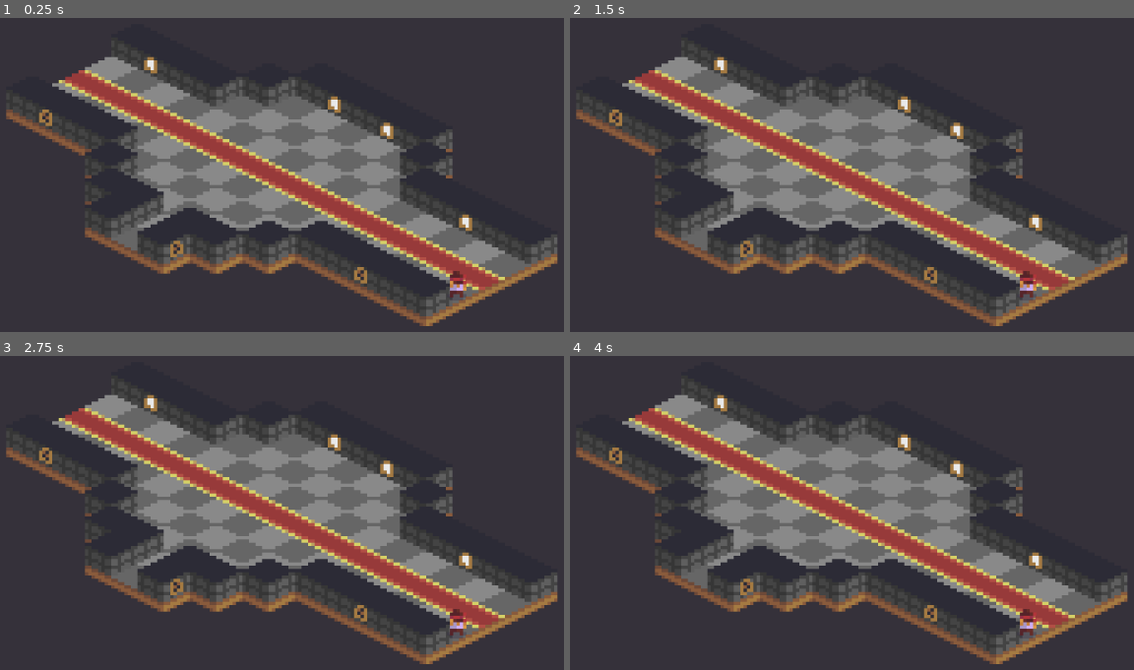
Above: before the commit, frames 1-4 (two rows, left to right).
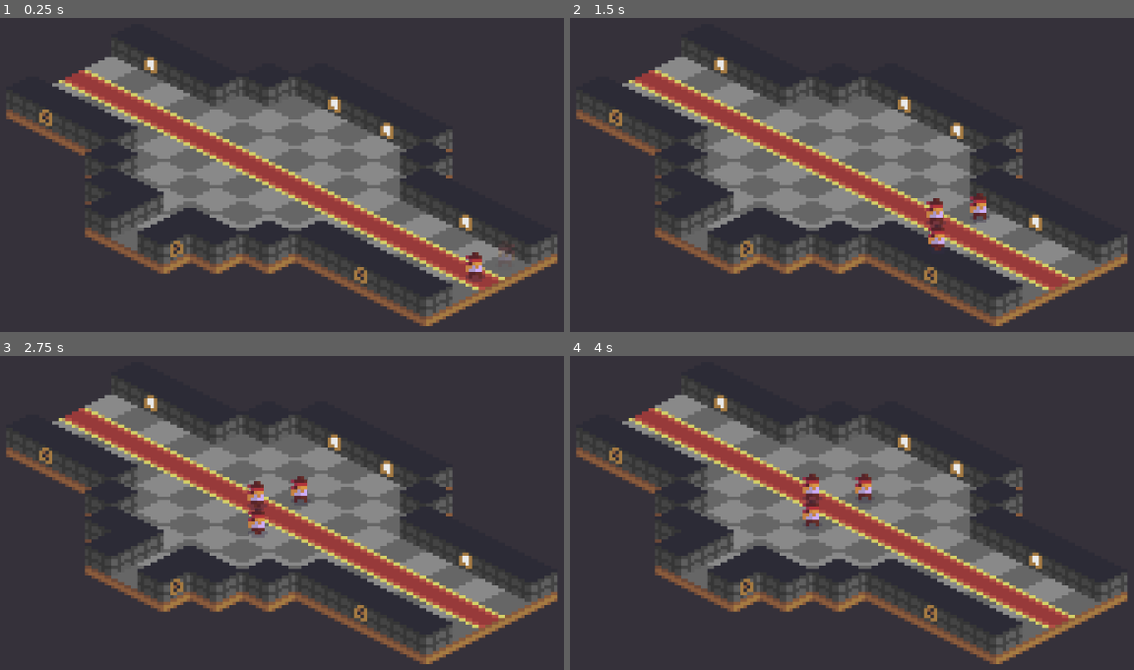
Above: after the commit, the same moments.

Repository: steambap/bit-tactics
Game: Godot game, scene res://scenes/01_castle.tscn
Same seed, same stepped clock (60 frames per second), same inputs: the game is played once before the commit and once after it.
Inputs:
- Up to frame 1 (0.25 s): no input
- Up to frame 2 (1.5 s): tap Enter (ui_accept) at 0.5, 1.35 s; hold Enter (ui_accept) 0.53-1.28 s
- Up to frame 3 (2.75 s): tap Enter (ui_accept) at 1.52, 1.82 s; hold Enter (ui_accept) from 2.03 s (still down)
- Up to frame 4 (4 s): release Enter (ui_accept) at 2.78 s; tap Enter (ui_accept) at 2.85, 3.02, 3.32, 3.5 s; hold Enter (ui_accept) from 3.53 s (still down)

The runs differ from the first frame. In frame 1, 0.5% of the frame differs, in the area x 79-92%, y 74-90%; in frame 2, 0.8%; in frame 3, 0.9%, in the area x 43-83%, y 38-90%; in frame 4, 0.8%.
Error after the commit: Invalid call. Nonexistent function 'set_pos' in base 'Sprite (actor.gd)'. (res://nodes/move_actor.gd:26)

Commit message:
cut scene

Diff:
--- a/nodes/actor.gd
+++ b/nodes/actor.gd
@@ -10,12 +10,416 @@
 export var maxHP = 100
 export var HP = 100
 
-
-# Called when the node enters the scene tree for the first time.
+var path = []
+
+var state = 0
+
+#var nearest = {}
+var myManagerAI = null
+var waitAI = 30
+var isAI = false
+
+var animIndex = 0.0
+var animAngle = 0
+
+var aiActionEndTimer = -1
+
+var isWaitingForNextStepAI = false
+var nextStepTimerAI = 0
+
+onready var scene = get_node("/root/scene")
+
 func _ready():
-	pass # Replace with function body.
-
-
-# Called every frame. 'delta' is the elapsed time since the previous frame.
-#func _process(delta):
-#	pass
+	#path.append(Vector2(50, 50))
+	set_process(true)
+	pass
+
+func should_move():
+	return path.size() > 0
+
+func _process(delta):
+	if isAI && isWaitingForNextStepAI:
+		if nextStepTimerAI <= 0:
+			isWaitingForNextStepAI = false
+			ai_make_decision(myManagerAI)
+		else:
+			nextStepTimerAI -= 1
+
+	if should_move():
+		var motion = path[0] - self.position
+
+		if motion.length_squared() < 0.5 * 0.5:
+			self.position = path[0]
+
+			if path.size() > 1:
+				look_at(path[1])
+			else:
+				animIndex = 0
+				set_frame(animAngle * 4 + floor(animIndex))
+				#translate(motion.normalized() * 0.5)
+
+			path.pop_front()
+
+			if isAI && path.size() == 0:
+				ai_wait_and_step(15)
+		else:
+			if animIndex < 3.0 - 0.2:
+				animIndex += 0.2
+			else:
+				animIndex = 0.0
+			set_frame(animAngle * 4 + floor(animIndex))
+
+			print("FRAME: ", animAngle * 4 + floor(animIndex))
+
+			translate(motion.normalized() * 0.5)
+
+func ai_wait_and_step(time):
+	nextStepTimerAI = time
+	isWaitingForNextStepAI = true
+
+func ai_make_decision(_manager):
+	isAI = true
+	myManagerAI = _manager
+
+	if state == 0:
+		print("AI SHOULD MOVE")
+		ai_move()
+		state += 1
+	elif state == 1:
+		print("AI SHOULD ACT")
+		var a = ai_act()
+
+		if a:
+			state += 1
+		else:
+			print("AI SHOULD SHOULD ABORT")
+			set_gray(true)
+			state += 1
+			#isAI = false
+			#myManagerAI.make_decision()
+	else:
+		print("AI SHOULD SHOULD END")
+		set_gray(true)
+		isAI = false
+		myManagerAI.make_decision()
+
+
+func set_gray(enable):
+	if enable:
+		set_material(load("res://assets/shaders/black_white.material.tres"))
+	else:
+		set_material(null)
+
+#THIS WILL RETURN THE PANELS (VECTOR2'S) THIS ACTOR CAN MOVE TO!
+func get_targettable_panels():
+	#its position in the map
+	var source = get_map_position()#scene.get_terrain().world_to_map(get_pos())
+	#var actors = scene.get_actors()
+	var targettable = []
+	#var actorsPos = []
+
+#	#first of all, let's forbid enemy cells (allies' stay free as they can move through them)
+#	for actor in actors:
+#		#if self, ignore (since an unit can move to its own panel)
+#		if actor == self:
+#			continue
+#
+#		#let's keep track of actors positions to use later!
+#		var ap = actor.get_map_position()#scene.get_terrain().world_to_map(actor.get_pos())
+#		actorsPos.append(ap)
+#
+#		#forbid actor's position if it's from another team
+#		if actor.get_group() != group:
+#			scene.get_mstar().forbidv(ap)
+
+	for x in range(max(1, source.x - attackRange), source.x + attackRange + 1):
+		for y in range(max(1, source.y - attackRange), source.y + attackRange + 1):
+			#getting the position
+			var pos = Vector2(x, y)
+
+			if pos == source:
+				continue
+
+			#if the panel is occupied by an actor
+#			var isOccupied = false
+#			for p in actorsPos:
+#				if pos == p:
+#					isOccupied = true
+#					break
+
+#			if isOccupied:
+#				continue
+
+			#if it's not close enough
+			var difference = pos - source
+			if abs(difference.x) + abs(difference.y) > attackRange:
+				continue
+
+			#if nothing works, I have to use A* to find out
+			#var path = scene.get_mstar().find_path_v(source, pos)
+			#if path.size() < 1 || path.size() > attackRange + :
+			#	continue
+
+			#seems like it's available ;_;
+			targettable.append(pos)
+
+	#free the stuff we forbid before
+#	for ap in actorsPos:
+#		scene.get_mstar().freecv(ap)
+
+	return targettable
+
+
+#THIS WILL RETURN THE PANELS (VECTOR2'S) THIS ACTOR CAN MOVE TO!
+func get_movable_panels():
+	#its position in the map
+	var source = get_map_position()#scene.get_terrain().world_to_map(get_pos())
+	var actors = scene.get_actors()
+	var actorsPos = []
+	var movable = []
+
+	#first of all, let's forbid enemy cells (allies' stay free as they can move through them)
+	for actor in actors:
+		#if self, ignore (since an unit can move to its own panel)
+		if actor == self:
+			continue
+
+		#let's keep track of actors positions to use later!
+		var ap = actor.get_map_position()#scene.get_terrain().world_to_map(actor.get_pos())
+		actorsPos.append(ap)
+
+		#forbid actor's position if it's from another team
+		if actor.get_group() != group:
+			scene.get_mstar().forbidv(ap)
+
+	for x in range(max(1, source.x - move), source.x + move + 1):
+		for y in range(max(1, source.y - move), source.y + move + 1):
+			#getting the position
+			var pos = Vector2(x, y)
+
+			#if the panel is occupied by an actor
+			var isOccupied = false
+			for p in actorsPos:
+				if pos == p:
+					isOccupied = true
+					break
+
+			if isOccupied:
+				continue
+
+			#if it's not close enough
+			var difference = pos - source
+			if abs(difference.x) + abs(difference.y) > move:
+				continue
+
+			#if nothing works, I have to use A* to find out
+			var path = scene.get_mstar().find_path_v(source, pos)
+			if path.size() < 1 || path.size() > move:
+				continue
+
+			#seems like it's available ;_;
+			movable.append(pos)
+
+	#free the stuff we forbid before
+	for ap in actorsPos:
+		scene.get_mstar().freecv(ap)
+
+	return movable
+
+func get_move():
+	return move
+
+func get_group():
+	return group
+
+func get_nearest_foe():
+
+	var nearest = null
+	var nearestDistance = 0
+
+	var source = get_map_position()
+
+	for foe in get_foes():
+		var pos = foe.get_map_position()
+		var path = scene.get_mstar().find_path_v(source, pos)
+
+		if path.size() < nearestDistance:
+			nearestDistance = path.size()
+			nearest = foe
+
+	return nearest
+
+func get_nearest_foe_and_info():
+	var nearest = null
+	var distance = 999
+	var n = {}
+
+	#get my position in the map ("grid")
+	var source = get_map_position()
+
+	#loop through the foes
+	for foe in get_foes():
+		#get its position and find a path to it
+		var pos = foe.get_map_position()
+		var path = scene.get_mstar().find_path_v(source, pos)
+
+		#if nearest hasn't been set or the distance to THIS guy is lower than the current nearest
+		if path.size() <= distance:
+			#this is the new nearest
+			distance = path.size()
+			nearest = foe
+			n["path"] = path
+			n["actor"] = nearest
+			n["distance"] = distance - 1
+
+	#then we return the dictionary with the nearest and some useful data!
+	return n
+
+
+func get_map_position():
+	return scene.get_terrain().world_to_map(self.position)
+
+func get_foes():
+
+	var _f = []
+
+	for actor in scene.get_actors():
+		if actor.group != group:
+			_f.append(actor)
+
+	return _f
+
+
+func ai_move():
+	#get the nearest enemy
+	var nearest = get_nearest_foe_and_info()
+	print("AI:", actorName, " just found ", nearest["actor"].name, " to be the nearest. Distance: ", nearest["distance"])
+
+	#invert the path to it because we will be checking from backwards
+	nearest["path"].invert()
+	var movable = get_movable_panels()
+
+	#loop through the path to the nearest foe
+	for i in nearest["path"]:
+		#if i can move to that panel, do so
+		if can_move_to(movable, i):
+			print("AI: ", actorName, " can move to ", i)
+			find_path_to(i)
+			#set_pos(scene.map_to_world_fixed(i))
+			break
+		else:
+			#if not, keep trying!
+			print("AI: ", actorName, " can NOT move to ", i, ", move on.")
+
+func ai_act():
+	var nearest = get_nearest_foe_and_info()
+
+	isWaitingForNextStepAI = true
+
+	if can_attack(get_targettable_panels(), nearest["actor"]):
+		attack(nearest["actor"])
+		nextStepTimerAI = 30
+		return true
+	else:
+		nextStepTimerAI = 5
+		return false
+
+func attack(target):
+	var dam = preload("res://nodes/damage_popup.tscn").instance()
+	dam.set_pos(target.get_pos() + Vector2(0, -10))
+	get_parent().add_child(dam)
+	target.HP -= attackPower
+	dam.get_node("value").set_text(str(attackPower))
+
+	if target.HP <= 0:
+		target.queue_free()
+
+#TO DETERMINE IF AN ACTOR CAN MOVE TO A PANEL
+func can_move_to(movablePanels, pos):
+	for m in movablePanels:
+		if m == pos:
+			return true
+
+	return false
+
+func can_attack(targettablePanels, target):
+	for m in targettablePanels:
+		if m == target.get_map_position():
+			return true
+
+	return false
+
+
+	#for actor in scene.get_actors():
+
+	#first we generate a path from it to the panel
+	#var path = scene.get_mstar().find_path_v(get_map_position(), pos)
+
+	#if the path exists (> 0) and its size and equals or is lower than move (<=), vòila
+	#return path.size() > 0 && path.size() <= move
+
+
+
+func block_enemy_cells(enable):
+	if enable:
+		for _actor in scene.get_actors():
+			#forbid actor's position if it's from another team
+			if _actor.get_group() != group:
+				var p = _actor.get_map_position()
+				scene.get_mstar().forbidv(p)
+
+				var m = scene.get_mstar()
+				print(m.astar.get_point_pos(m.flatten(p.x, p.y)), " has been FORBIDDEN!")
+	else:
+		for _actor in scene.get_actors():
+			#forbid actor's position if it's from another team
+			if _actor.get_group() != group:
+				scene.get_mstar().freecv(_actor.get_map_position())
+
+func find_path_to(position):
+	block_enemy_cells(true)
+	var _path = scene.get_mstar().find_path_v(scene.get_terrain().world_to_map(self.position), position)
+	block_enemy_cells(false)
+
+	for p in _path:
+		path.append(scene.map_to_world_fixed(p))
+
+	if path.size() > 1:
+		look_at(path[1])
+
+func look_at(position):
+	var vector = position - self.position
+	var angle = get_correct_angle(vector.angle())
+
+	animAngle = get_angle_side(angle)
+
+	#set_frame(get_angle_side(angle))
+
+	print("looking at angle: ", angle, " --> ", get_angle_string(angle))
+
+func get_angle_string(degrees):
+	if abs(115 - degrees) < 20:
+		return "DOWN"
+	if abs(245 - degrees) < 20:
+		return "RIGHT"
+	if abs(295 - degrees) < 20:
+		return "UP"
+	if abs(65 - degrees) < 20:
+		return "LEFT"
+
+	return "---"
+
+func get_angle_side(degrees):
+	if abs(115 - degrees) < 20:
+		return 1
+	if abs(245 - degrees) < 20:
+		return 0
+	if abs(295 - degrees) < 20:
+		return 2
+	if abs(65 - degrees) < 20:
+		return 3
+
+	return 0
+
+func get_correct_angle(angle):
+	return rad2deg(angle) + 180.0
--- /dev/null
+++ b/nodes/cutscene.gd
@@ -0,0 +1,33 @@
+extends Node
+
+onready var scene = get_parent()
+var content = []
+var contentNow = []
+
+func _ready():
+	set_process_input(true)
+	start()
+
+func start():
+	for c in get_children():
+		content.append(c)
+
+	for c in get_children():
+		contentNow.append(c)
+
+		if c.should_wait_end():
+			break
+
+	work()
+
+func work():
+	if content.size() > 0:
+		content.front().start(self)
+	else:
+		print(get_name(), " has ended!")
+
+func _input(ev):
+	if ev.is_action_pressed("ui_accept"):
+
+		for c in get_children():
+			c.skip()
--- /dev/null
+++ b/nodes/cutscene.tscn
@@ -0,0 +1,6 @@
+[gd_scene load_steps=2 format=2]
+
+[ext_resource path="res://nodes/cutscene.gd" type="Script" id=1]
+
+[node name="castle_intro" type="Node"]
+script = ExtResource( 1 )
--- /dev/null
+++ b/nodes/damage_popup.gd
@@ -0,0 +1,26 @@
+extends Node2D
+
+var goalY
+var timer = 45
+var toDie = false
+
+func _ready():
+	goalY = self.global_position - Vector2(0, 12)
+
+func _process(dt):
+	if !toDie:
+		var motion = goalY - self.global_position
+		translate(motion / 8)
+
+		if motion.y < 1:
+			timer -= 1
+
+			if timer <= 0:
+				toDie = true
+	else:
+		translate(-Vector2(0, 0.5))
+		var o = self.modulate.a
+		self.modulate.a = o - 0.05
+
+		if o <= 0:
+			queue_free()
--- a/nodes/damage_popup.tscn
+++ b/nodes/damage_popup.tscn
@@ -1,9 +1,12 @@
-[gd_scene format=2]
+[gd_scene load_steps=2 format=2]
+
+[ext_resource path="res://nodes/damage_popup.gd" type="Script" id=1]
 
 [node name="damage_popup" type="Node2D"]
-position = Vector2( 0, -14 )
+position = Vector2( 50, 50 )
 z_index = 5
 z_as_relative = false
+script = ExtResource( 1 )
 
 [node name="value" type="Label" parent="."]
 margin_left = -19.0
@@ -12,7 +15,11 @@
 margin_bottom = 8.0
 size_flags_horizontal = 2
 size_flags_vertical = 1
+custom_colors/font_color = Color( 0.960784, 0.960784, 0.960784, 1 )
+custom_constants/shadow_offset_x = 1
 text = "45"
+align = 1
+valign = 1
 __meta__ = {
 "_edit_use_anchors_": false
 }
--- a/nodes/monk.tscn
+++ b/nodes/monk.tscn
@@ -3,7 +3,9 @@
 [ext_resource path="res://nodes/monk.png" type="Texture" id=1]
 [ext_resource path="res://nodes/actor.gd" type="Script" id=2]
 
-[node name="Sprite" type="Sprite"]
+[node name="Sprite" type="Sprite" groups=[
+"actors",
+]]
 texture = ExtResource( 1 )
 offset = Vector2( 0, -3 )
 vframes = 4
--- /dev/null
+++ b/nodes/move_actor.gd
@@ -0,0 +1,43 @@
+extends Node
+
+export(NodePath) var actor
+export(Vector2) var position
+export(bool) var shouldWaitArrival
+
+var manager
+var actorNode
+
+func _ready():
+	set_process(false)
+
+func start(_manager):
+	print(get_name(), " has started!")
+	manager = _manager
+
+	actorNode = get_node(actor)
+	actorNode.find_path_to(position)
+
+	if shouldWaitArrival:
+		set_process(true)
+	else:
+		end()
+
+func skip():
+	actorNode.set_pos(manager.scene.map_to_world_fixed(position))
+	actorNode.path.resize(0)
+	end()
+
+func end():
+	print(get_name(), " has ended!")
+	manager.contentNow.pop_front()
+	manager.content.pop_front()
+	manager.work()
+
+func _process(dt):
+	if !actorNode.should_move():
+		if shouldWaitArrival:
+			end()
+		queue_free()
+
+func should_wait_end():
+	return shouldWaitArrival
--- /dev/null
+++ b/nodes/move_actor.tscn
@@ -0,0 +1,6 @@
+[gd_scene load_steps=2 format=2]
+
+[ext_resource path="res://nodes/move_actor.gd" type="Script" id=1]
+
+[node name="move_actor" type="Node"]
+script = ExtResource( 1 )
--- /dev/null
+++ b/nodes/unhide_actor.gd
@@ -0,0 +1,47 @@
+extends Node
+
+export(NodePath) var actor
+export(bool) var waitEnd
+var manager
+
+var _actor
+
+func _ready():
+	set_process(false)
+
+func start(_manager):
+	print(get_name(), " has started!")
+	manager = _manager
+
+	_actor = get_node(actor)
+	var map_pos = _actor.scene.get_terrain().world_to_map(_actor.position)
+	_actor.position = _actor.scene.map_to_world_fixed(map_pos)
+
+	if waitEnd:
+		set_process(true)
+	else:
+		#queue_free()
+		end()
+
+func end():
+	print(get_name(), " has ended!")
+	manager.contentNow.pop_front()
+	manager.content.pop_front()
+	manager.work()
+
+func _process(dt):
+	var o = _actor.modulate.a
+
+	if o >= 1.0:
+		queue_free()
+		end()
+	else:
+		_actor.modulate.a = o + 0.1
+
+func skip():
+	_actor.modulate.a = 1.0
+	queue_free()
+	end()
+
+func should_wait_end():
+	return waitEnd
--- /dev/null
+++ b/nodes/unhide_actor.tscn
@@ -0,0 +1,6 @@
+[gd_scene load_steps=2 format=2]
+
+[ext_resource path="res://nodes/unhide_actor.gd" type="Script" id=1]
+
+[node name="unhide_actor" type="Node"]
+script = ExtResource( 1 )
--- /dev/null
+++ b/nodes/wait.gd
@@ -0,0 +1,31 @@
+extends Node
+
+export var frames = 0
+var manager
+
+func _ready():
+	set_process(false)
+
+func start(_manager):
+	print(get_name(), " has started!")
+	manager = _manager
+	set_process(true)
+
+func end():
+	print(get_name(), " has ended!")
+	manager.contentNow.pop_front()
+	manager.content.pop_front()
+	manager.work()
+	queue_free()
+
+func _process(dt):
+	if frames <= 0:
+		end()
+	else:
+		frames -= 1
+
+func skip():
+	end()
+
+func should_wait_end():
+	return false
--- /dev/null
+++ b/nodes/wait.tscn
@@ -0,0 +1,6 @@
+[gd_scene load_steps=2 format=2]
+
+[ext_resource path="res://nodes/wait.gd" type="Script" id=1]
+
+[node name="wait" type="Node"]
+script = ExtResource( 1 )
--- /dev/null
+++ b/scenes/01_castle.gd
@@ -0,0 +1,49 @@
+extends Node
+
+var mstar
+
+var manager
+
+func _ready():
+	set_process(true)
+	set_process_input(true)
+
+	#var terrainSize = get_terrain().get_used_rect().size
+	#var m = max(terrainSize.width, terrainSize.height)
+	mstar = preload("res://scripts/mstar.gd").new(50, 50)
+	mstar.block_based_on_tilemap(get_terrain_collider())
+
+func get_terrain():
+	return $terrain
+
+func get_manager():
+	return manager
+
+func get_mstar():
+	return mstar
+
+func get_terrain_collider():
+	return $terrain/collider
+
+func get_actors():
+	var actors = []
+
+	for a in get_node("objects").get_children():
+		if a.is_in_group("actors"):
+			actors.append(a)
+
+	return actors
+
+func get_actors_from_group(g):
+	var actors = []
+
+	for a in get_node("objects").get_children():
+		if a.is_in_group("actors"):
+			if a.group == g:
+				actors.append(a)
+
+	return actors
+
+func map_to_world_fixed(position):
+	var terrain = get_terrain()
+	return terrain.map_to_world(position) + Vector2(0, terrain.get_cell_size().y * 0.5)
--- a/scenes/01_castle.tscn
+++ b/scenes/01_castle.tscn
@@ -1,10 +1,17 @@
-[gd_scene load_steps=4 format=2]
+[gd_scene load_steps=10 format=2]
 
 [ext_resource path="res://tilesets/grassland.tres" type="TileSet" id=1]
 [ext_resource path="res://tilesets/castle.tres" type="TileSet" id=2]
 [ext_resource path="res://nodes/monk.tscn" type="PackedScene" id=3]
+[ext_resource path="res://tilesets/collider.tres" type="TileSet" id=4]
+[ext_resource path="res://scenes/01_castle.gd" type="Script" id=5]
+[ext_resource path="res://nodes/cutscene.tscn" type="PackedScene" id=6]
+[ext_resource path="res://nodes/unhide_actor.tscn" type="PackedScene" id=7]
+[ext_resource path="res://nodes/wait.tscn" type="PackedScene" id=8]
+[ext_resource path="res://nodes/move_actor.tscn" type="PackedScene" id=9]
 
 [node name="scene" type="Node"]
+script = ExtResource( 5 )
 
 [node name="camera" type="Camera2D" parent="."]
 position = Vector2( 24, 51 )
@@ -35,7 +42,15 @@
 tile_data = PoolIntArray( 131078, 1, 0, 131079, 0, 0, 131080, 1, 0, 131081, 0, 0, 131082, 1, 0, 196613, 1, 0, 196614, 0 …(943 unchanged characters)…
 
 [node name="collider" type="TileMap" parent="terrain"]
+visible = false
+z_index = 5
+z_as_relative = false
+mode = 1
+tile_set = ExtResource( 4 )
+cell_size = Vector2( 16, 8 )
+cell_custom_transform = Transform2D( 1, 1, 0, 0, 0, 0 )
 format = 1
+tile_data = PoolIntArray( 65542, 0, 0, 65543, 0, 0, 65544, 0, 0, 65545, 0, 0, 65546, 0, 0, 131077, 0, 0, 131083, 0, 0, 196609, 0, 0, 196610, 0, 0, 196611, 0, 0, 196612, 0, 0, 196620, 0, 0, 196621, 0, 0, 196622, 0, 0, 196623, 0, 0, 196624, 0, 0, 458753, 0, 0, 458754, 0, 0, 458755, 0, 0, 458756, 0, 0, 458764, 0, 0, 458765, 0, 0, 458766, 0, 0, 458767, 0, 0, 458768, 0, 0, 524293, 0, 0, 524299, 0, 0, 589830, 0, 0, 589831, 0, 0, 589833, 0, 0, 589834, 0, 0, 655367, 0, 0, 655369, 0, 0 )
 
 [node name="objects" type="TileMap" parent="."]
 mode = 1
@@ -45,5 +60,48 @@
 format = 1
 tile_data = PoolIntArray( 65542, 6, 0, 65543, 10, 0, 65544, 6, 0, 65545, 10, 0, 65546, 6, 0, 131077, 6, 0, 131083, 6, 0 …(368 unchanged characters)…
 
-[node name="monkA" parent="objects" instance=ExtResource( 3 )]
+[node name="monk_a" parent="objects" instance=ExtResource( 3 )]
+modulate = Color( 1, 1, 1, 0 )
 position = Vector2( 81.353, 93.258 )
+
+[node name="monk_b" parent="objects" instance=ExtResource( 3 )]
+modulate = Color( 1, 1, 1, 0 )
+position = Vector2( 88.657, 87.933 )
+
+[node name="monk_c" parent="objects" instance=ExtResource( 3 )]
+modulate = Color( 1, 1, 1, 0 )
+position = Vector2( 88.449, 87.682 )
+
+[node name="monk_d" parent="objects" instance=ExtResource( 3 )]
+modulate = Color( 1, 1, 1, 0 )
+position = Vector2( 96.353, 83.413 )
+
+[node name="castle_intro" parent="." instance=ExtResource( 6 )]
+
+[node name="wait_15f" parent="castle_intro" instance=ExtResource( 8 )]
+
+[node name="unhide_monk_c" parent="castle_intro" instance=ExtResource( 7 )]
+actor = NodePath("../../objects/monk_c")
+waitEnd = true
+
+[node name="move_monk_c" parent="castle_intro" instance=ExtResource( 9 )]
+actor = NodePath("../../objects/monk_c")
+position = Vector2( 7, 5 )
+
+[node name="wait_15f2" parent="castle_intro" instance=ExtResource( 8 )]
+
+[node name="unhide_monk_d" parent="castle_intro" instance=ExtResource( 7 )]
+actor = NodePath("../../objects/monk_d")
+waitEnd = true
+
+[node name="move_monk_d" parent="castle_intro" instance=ExtResource( 9 )]
+actor = NodePath("../../objects/monk_d")
+position = Vector2( 8, 4 )
+
+[node name="unhide_monk_a" parent="castle_intro" instance=ExtResource( 7 )]
+actor = NodePath("../../objects/monk_a")
+waitEnd = true
+
+[node name="move_monk_a" parent="castle_intro" instance=ExtResource( 9 )]
+actor = NodePath("../../objects/monk_a")
+position = Vector2( 8, 6 )
--- a/scripts/mstar.gd
+++ b/scripts/mstar.gd
@@ -21,7 +21,7 @@
 		for y in range(height):
 			#get current point and its position
 			var current = flatten(x, y)
-			var cpos = astar.get_point_pos(current)
+			var cpos = astar.get_point_position(current)
 
 			#get neighbours
 			var u = cpos + Vector3(0, -1, 0)
@@ -84,7 +84,7 @@
 
 func connect_with_neighbour_at(point_id, offset):
 	#get current point and its position
-	var cpos = astar.get_point_pos(point_id)
+	var cpos = astar.get_point_position(point_id)
 
 	var p = cpos + Vector3(offset.x, offset.y, 0)
 
@@ -94,7 +94,7 @@
 
 func disconnect_with_neighbour_at(point_id, offset):
 	#get current point and its position
-	var cpos = astar.get_point_pos(point_id)
+	var cpos = astar.get_point_position(point_id)
 	var p = cpos + Vector3(offset.x, offset.y, 0)
 
 	#connect points
--- /dev/null
+++ b/tilesets/collider.tres
@@ -0,0 +1,19 @@
+[gd_resource type="TileSet" load_steps=2 format=2]
+
+[ext_resource path="res://tilesets/collider.png" type="Texture" id=1]
+
+[resource]
+0/name = "collider"
+0/texture = ExtResource( 1 )
+0/tex_offset = Vector2( 0, 0 )
+0/modulate = Color( 1, 1, 1, 1 )
+0/region = Rect2( 0, 0, 16, 7 )
+0/tile_mode = 0
+0/occluder_offset = Vector2( 0, 0 )
+0/navigation_offset = Vector2( 0, 0 )
+0/shape_offset = Vector2( 0, 0 )
+0/shape_transform = Transform2D( 1, 0, 0, 1, 0, 0 )
+0/shape_one_way = false
+0/shape_one_way_margin = 0.0
+0/shapes = [  ]
+0/z_index = 0
Binary file added: tilesets/collider.png
Not shown, added: tilesets/collider.png.import
